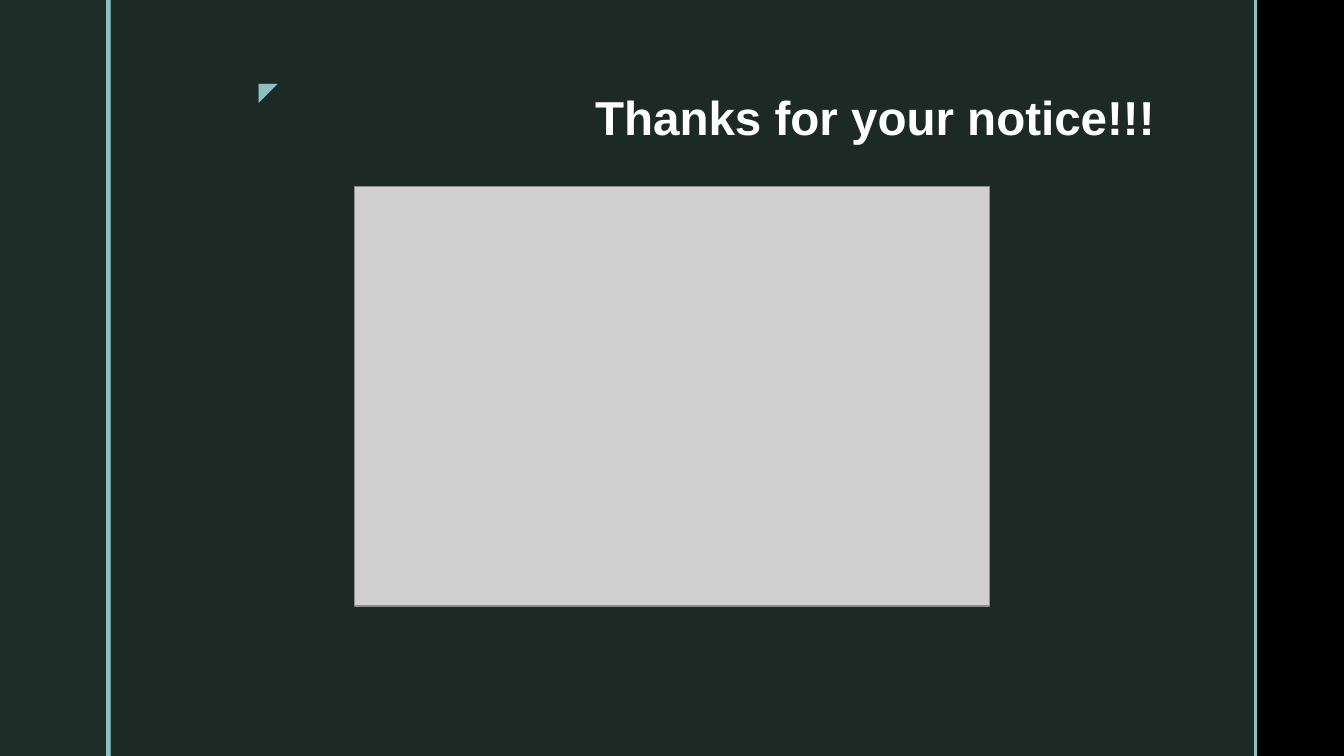
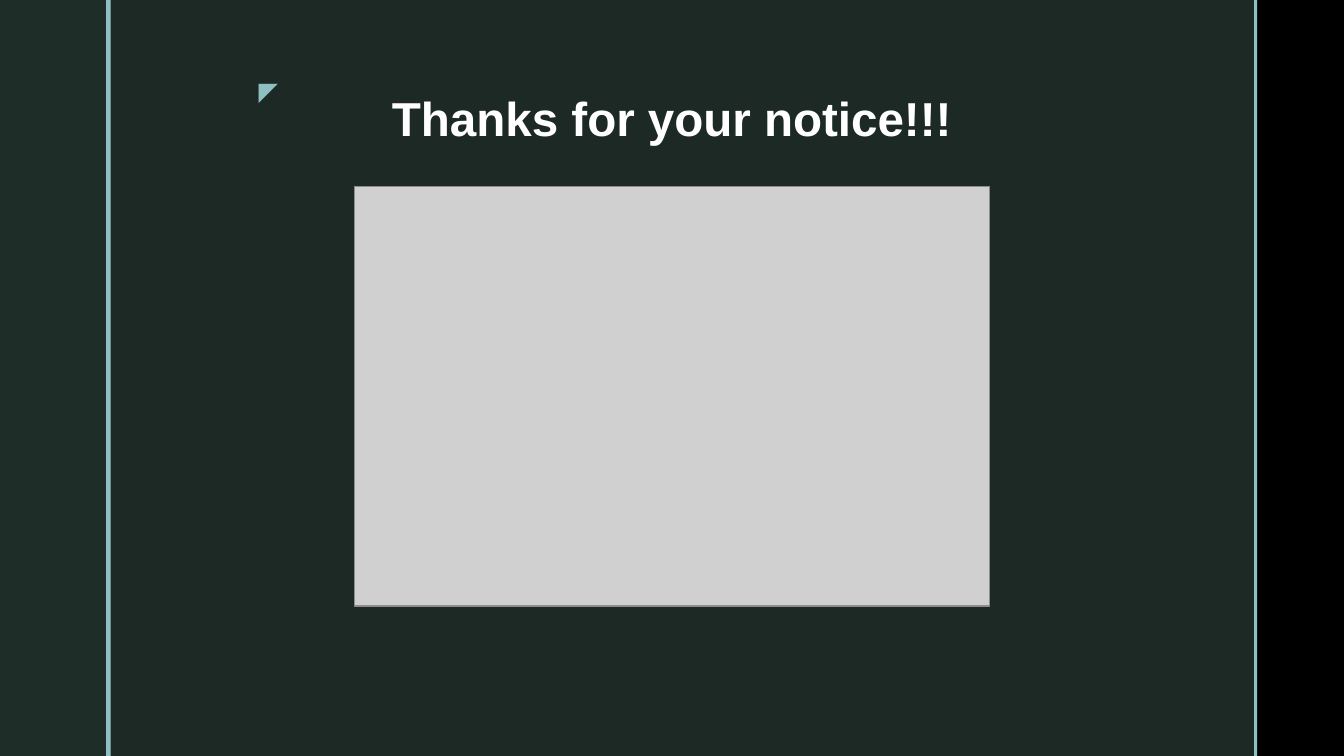
Before and after one commit to andytsfc85/Coursera-Project, a slide deck: slide 8 of Coursera presentation.pptx. Drawn at 1344x756 pixels with LibreOffice and Linux fonts; fonts in the diff are those of the drawing; grey boxes stand for pictures; background and template pictures are left out. Boxes give left, top, right and bottom in pixels: in the first picture for what was removed or moved away, otherwise in the second. Text is boxed around its words. In the diff, an @@ line names an element or a change of style, - is before the commit and + after.

```diff
--- a/Coursera presentation.pptx
+++ b/Coursera presentation.pptx
@@ title "Thanks for your notice!!!": place and size @@
-title "Thanks for your notice!!!" at (595,100,1154,144)
+title "Thanks for your notice!!!" at (392,101,951,146)
@@ title "Thanks for your notice!!!" at (392,101,951,146): alignment right to centre @@
```
